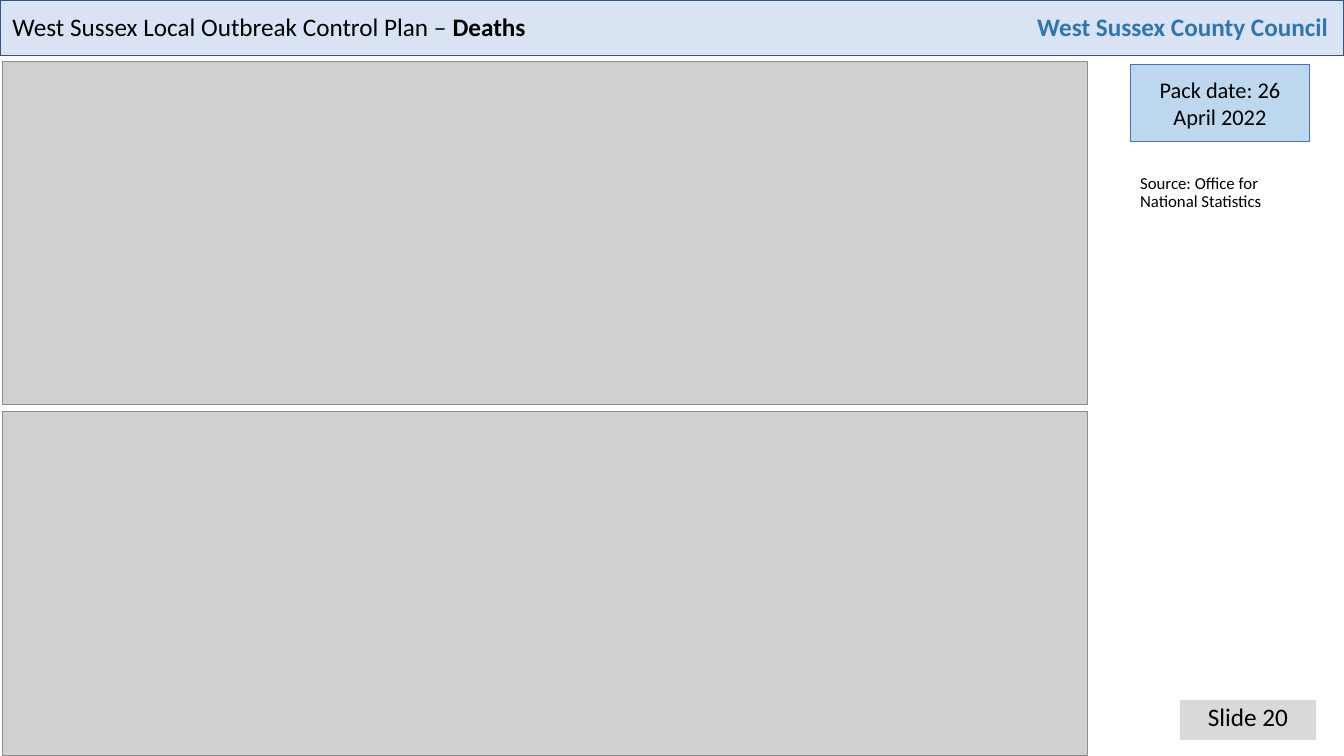
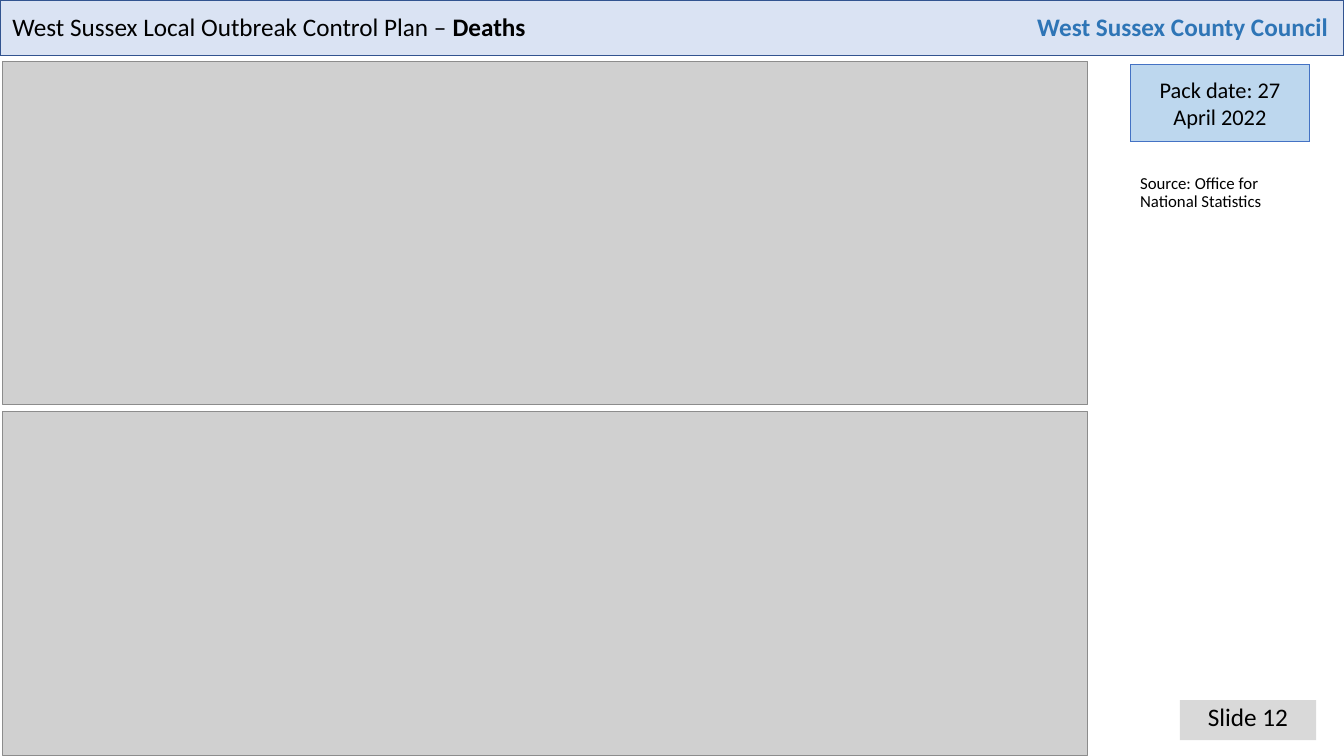
Before and after one commit to psychty/wsx_covid_datapack_public, a slide deck: slide 12 of Latest_West_Sussex_C19_slide_deck.pptx (slide 20 before the commit). Drawn at 1344x756 pixels with LibreOffice and Linux fonts; fonts in the diff are those of the drawing; grey boxes stand for pictures. Boxes give left, top, right and bottom in pixels: in the first picture for what was removed or moved away, otherwise in the second. Text is boxed around its words. In the diff, an @@ line names an element or a change of style, - is before the commit and + after.

```diff
--- a/Latest_West_Sussex_C19_slide_deck.pptx
+++ b/Latest_West_Sussex_C19_slide_deck.pptx
@@ text in rectangle at <box>1160,82,1281,129</box>: text changed @@
-Pack date: 26 April 2022
+Pack date: 27 April 2022
@@ text at <box>1208,708,1288,726</box>: text changed @@
-Slide 20
+Slide 12
```
Also in this commit, not shown: 16 other slides changed, 5 slides removed, 49 other files.
